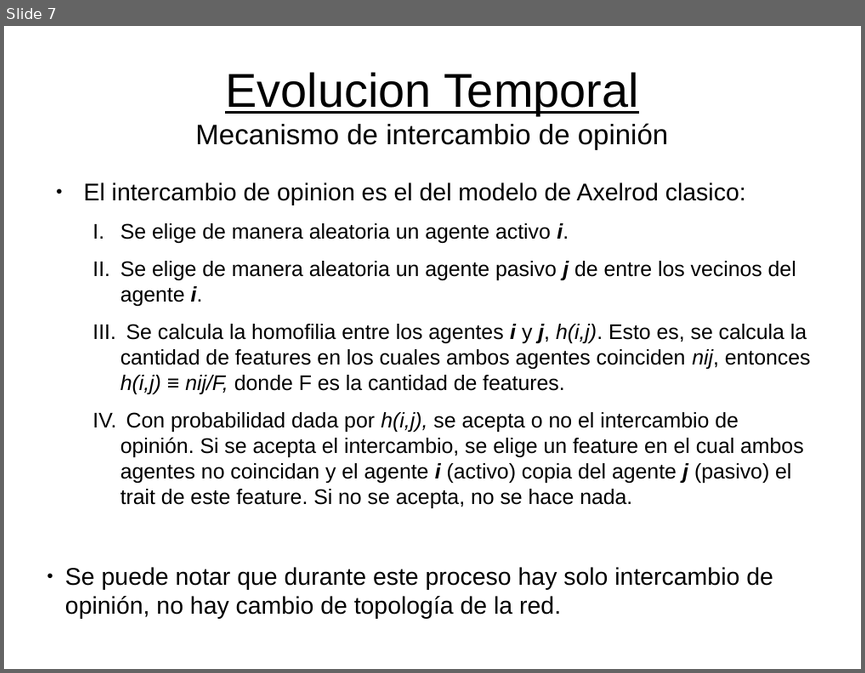
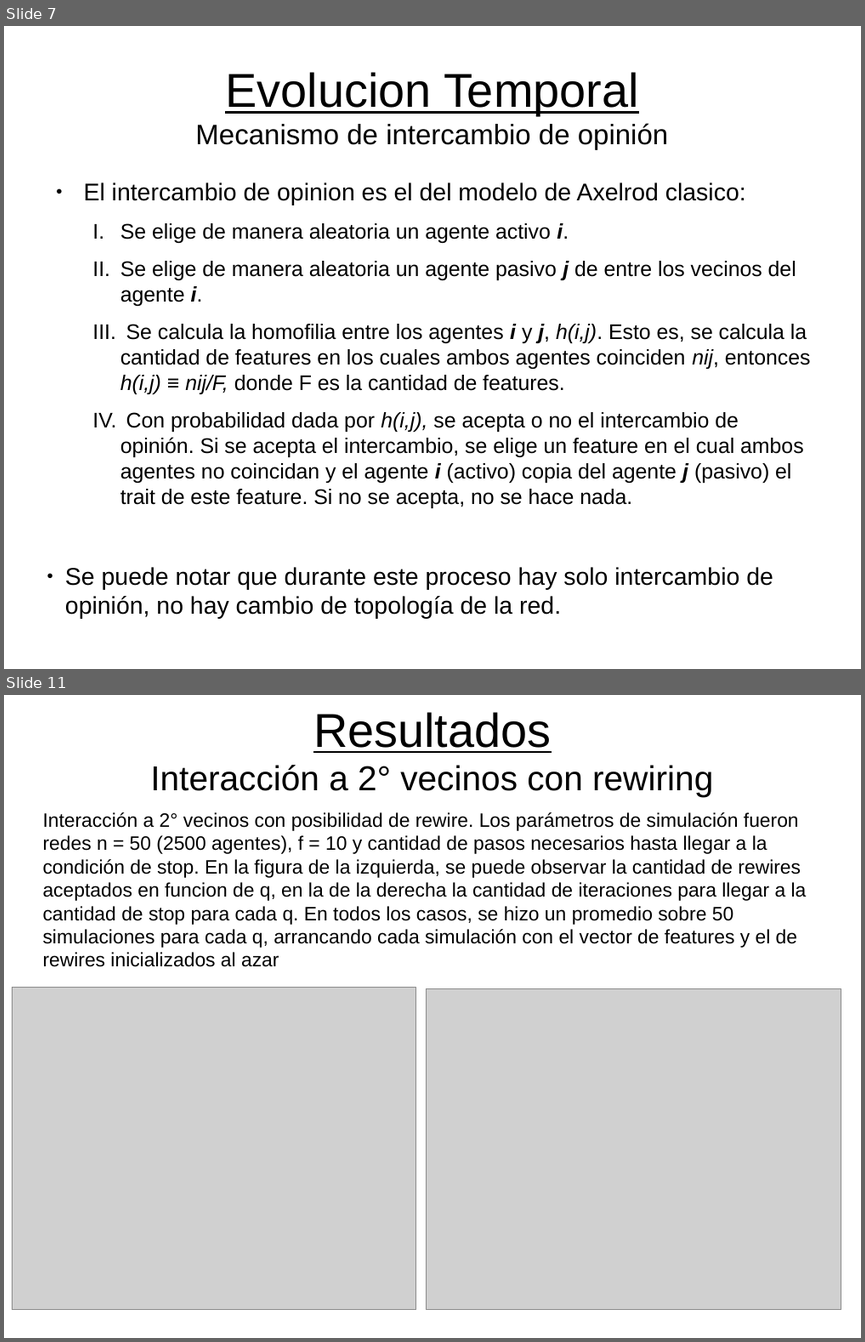
Before and after one commit to flsanchez/axelrod, a slide deck: data/presentaciones/11-08.odp. Shown one above the other, each under a label of ours: slide 7 before the commit, slides 7 and 11 after it; the slides between them are not shown. The pictures are 865x673 and 865x1342 pixels, drawn with LibreOffice and Linux fonts; fonts in the diff are those of the drawing; grey boxes stand for pictures. Boxes give left, top, right and bottom in pixels: in the first picture for what was removed or moved away, otherwise in the second. Text is boxed around its words. In the diff, an @@ line names an element or a change of style, - is before the commit and + after.

```diff
--- a/data/presentaciones/11-08.odp
+++ b/data/presentaciones/11-08.odp
@@ slide 11 added at [4,695,861,1338], background #FFFFFF @@
@@ title added at [150,712,713,797], 32 pt, text #000000 @@
+Resultados
+Interacción a 2° vecinos con rewiring
@@ text added at [43,812,806,967], 18 pt, text #000000 @@
+Interacción a 2° vecinos con posibilidad de rewire. Los parámetros de simulación fueron redes n = 50 (2500 agentes), f = 10 y cantidad de pasos necesarios hasta llegar a la condición de stop. En la figura de la izquierda, se puede observar la cantidad de rewires aceptados en funcion de q, en la de la derecha la cantidad de iteraciones para llegar a la cantidad de stop para cada q. En todos los casos, se hizo un promedio sobre 50 simulaciones para cada q, arrancando cada simulación con el vector de features y el de rewires inicializados al azar
@@ picture added at [12,987,416,1310] @@
@@ picture added at [427,989,841,1310] @@
```
Also in this commit, not shown: 4 slides changed, 2 other slides added, 14 other files.
